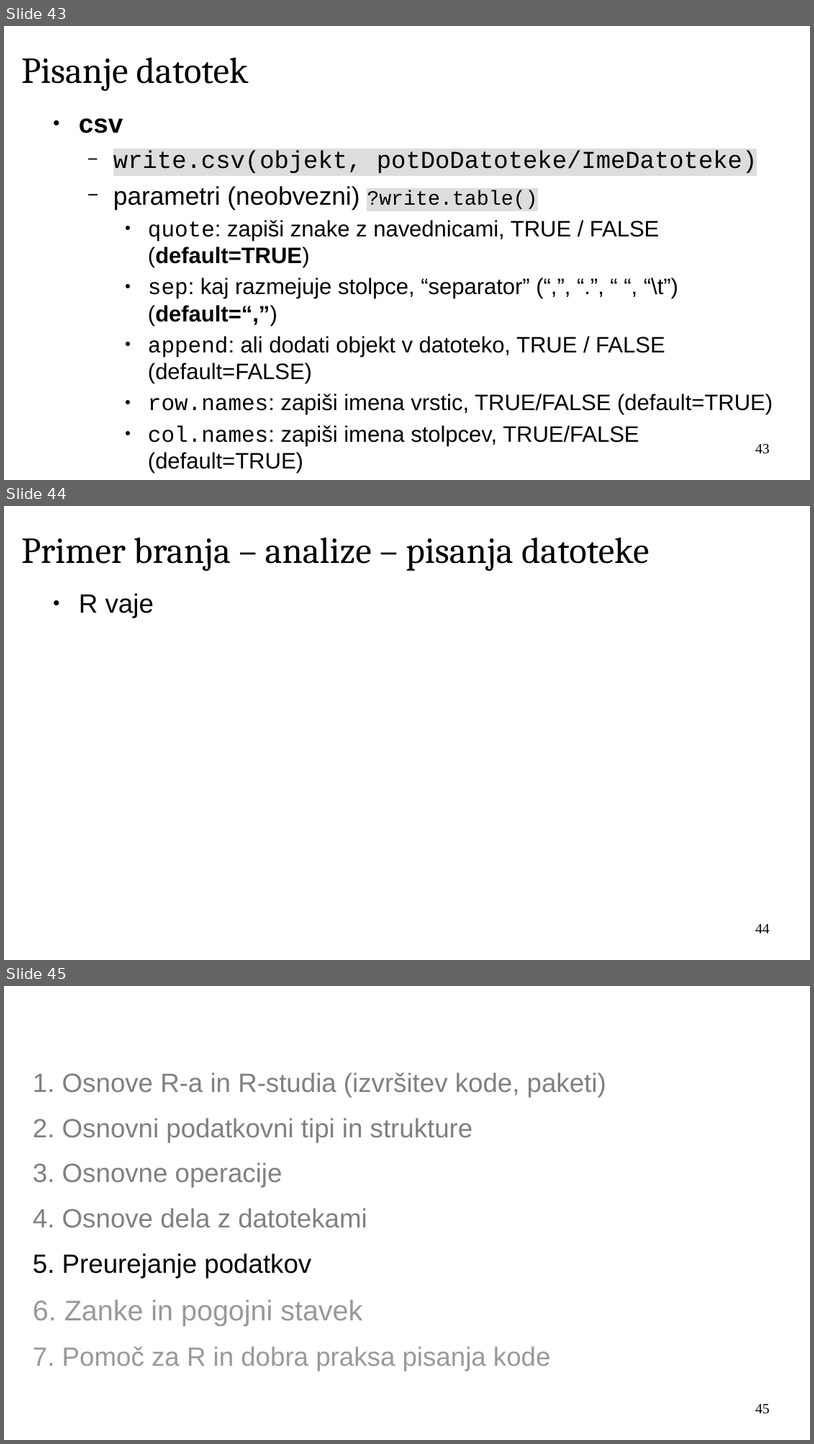
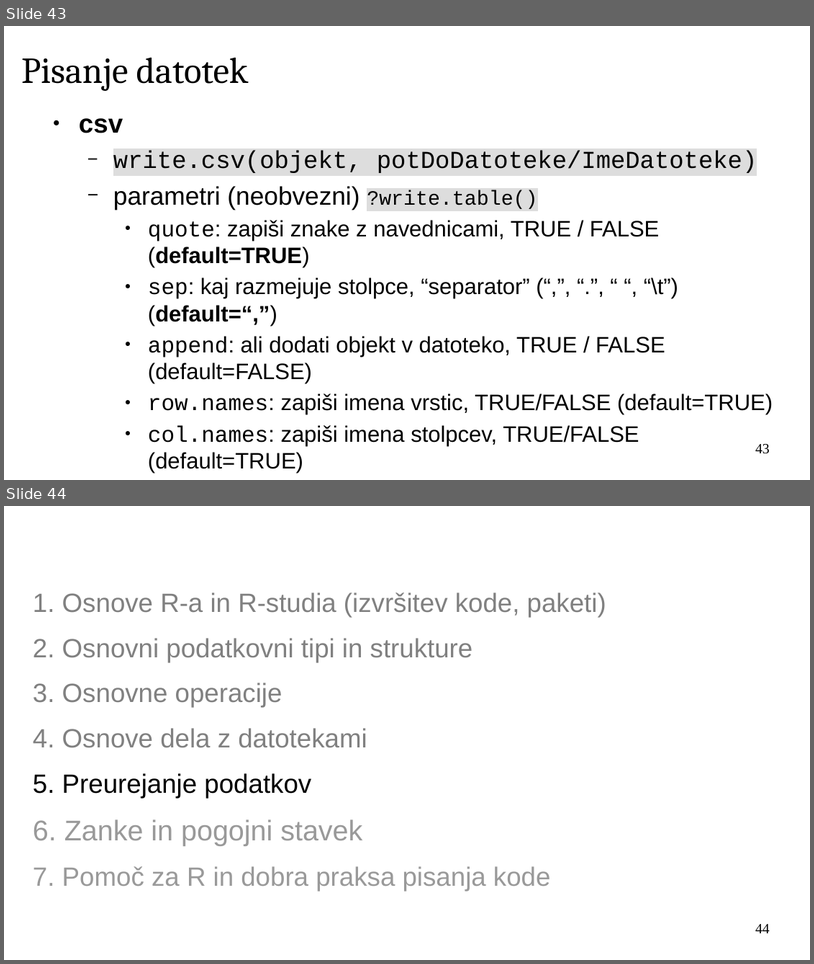
Before and after one commit to janaobsteter/R_tecaj, a slide deck: IT_Rtecaj_work.odp. Shown one above the other, each under a label of ours: slides 43, 44 and 45 before the commit, slides 43 and 44 after it. The pictures are 814x1444 and 814x964 pixels, drawn with LibreOffice and Linux fonts; fonts in the diff are those of the drawing; background and template pictures are left out. Boxes give left, top, right and bottom in pixels: in the first picture for what was removed or moved away, otherwise in the second. Text is boxed around its words. In the diff, an @@ line names an element or a change of style, - is before the commit and + after.

Commit message:
Dodane tidyr v vaje

```diff
--- a/IT_Rtecaj_work.odp
+++ b/IT_Rtecaj_work.odp
@@ slide 44 removed at <box>4,506,810,960</box>, background #FFFFFF @@
@@ title removed at <box>21,537,649,571</box> @@
-Primer branja – analize – pisanja datoteke
@@ text removed at <box>79,593,154,618</box> @@
-● R vaje
@@ page number removed at <box>756,924,770,933</box> @@
-44
@@ what was slide 45 is now slide 44 @@
@@ page number at <box>756,924,770,933</box>: text changed @@
-45
+44
```
Also in this commit, not shown: 1 slide changed, 3 other files.
